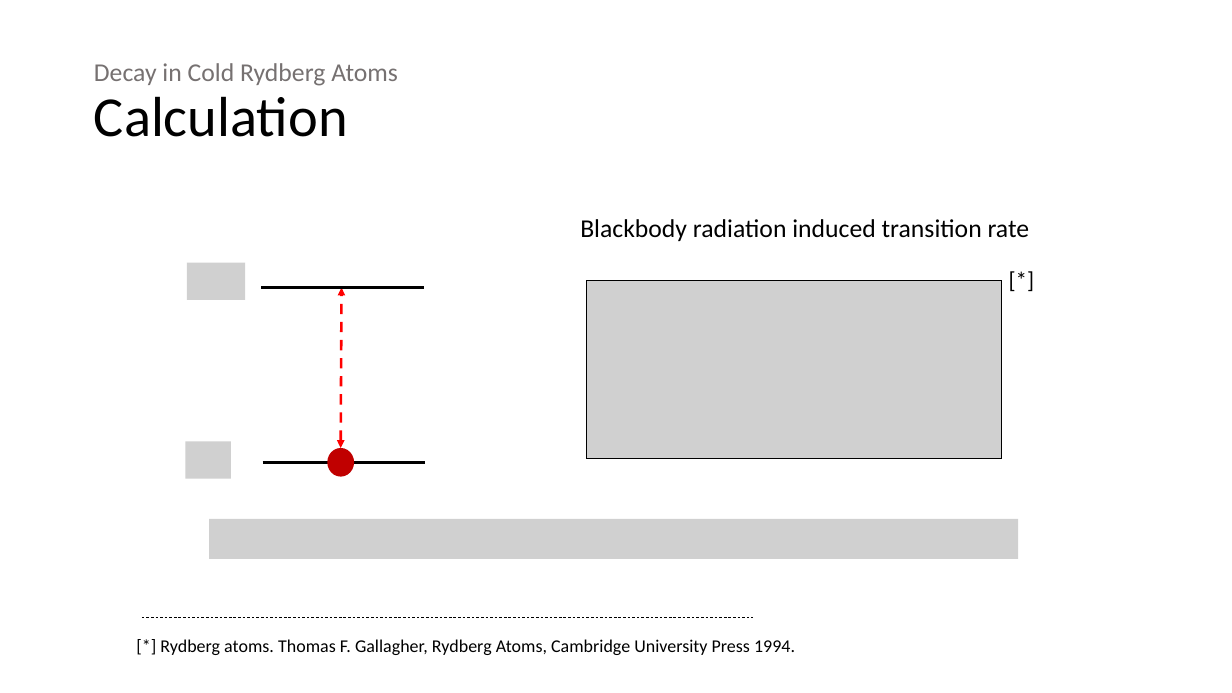
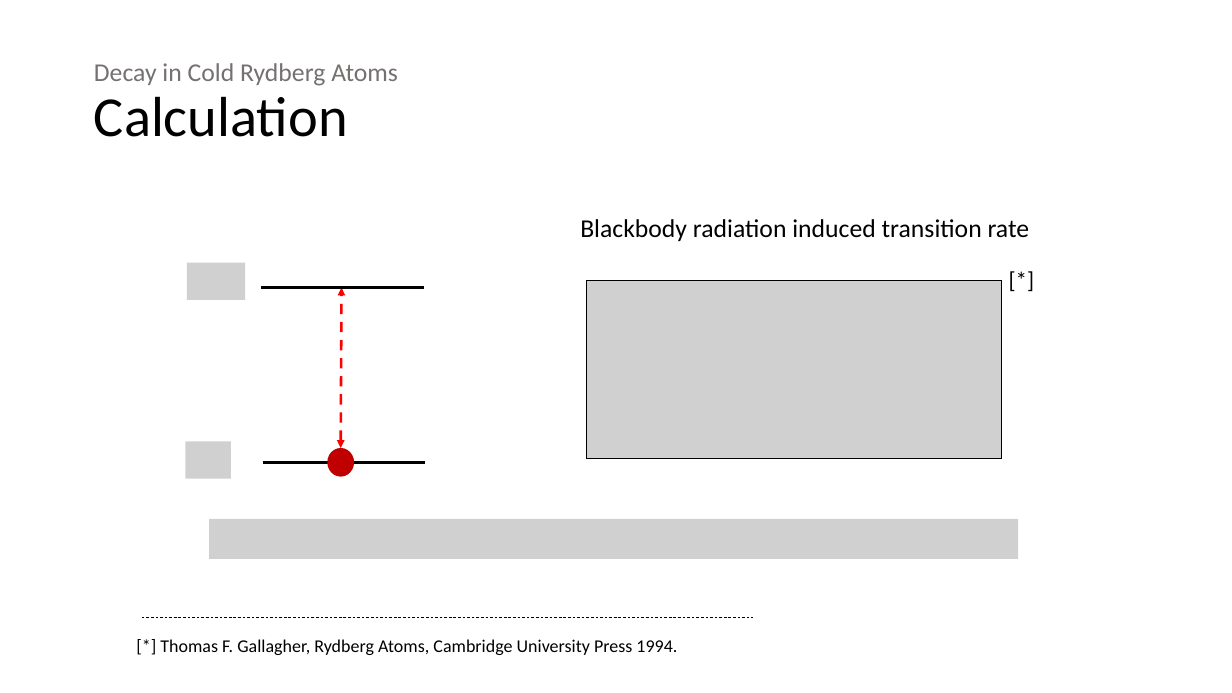
Before and after one commit to 545zhou/PHD-thesis, a slide deck: slide 19 of Presentation1.pptx. Drawn at 1232x693 pixels with LibreOffice and Linux fonts; fonts in the diff are those of the drawing; grey boxes stand for pictures. Boxes give left, top, right and bottom in pixels: in the first picture for what was removed or moved away, otherwise in the second. Text is boxed around its words. In the diff, an @@ line names an element or a change of style, - is before the commit and + after.

```diff
--- a/Presentation1.pptx
+++ b/Presentation1.pptx
@@ text at box(160, 639, 677, 655): text changed @@
-[*] Rydberg atoms. Thomas F. Gallagher, Rydberg Atoms, Cambridge University Press 1994.
+[*] Thomas F. Gallagher, Rydberg Atoms, Cambridge University Press 1994.
```
Also in this commit, not shown: 7 other slides changed, 1 slide added, 11 other files.
